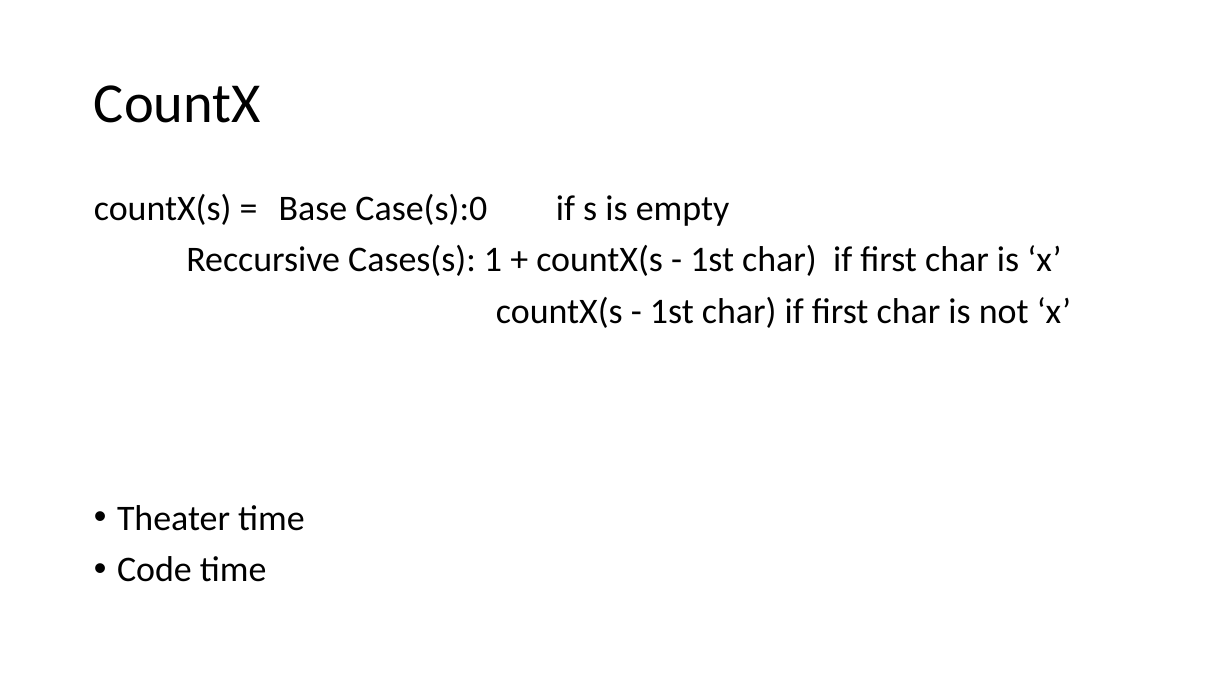
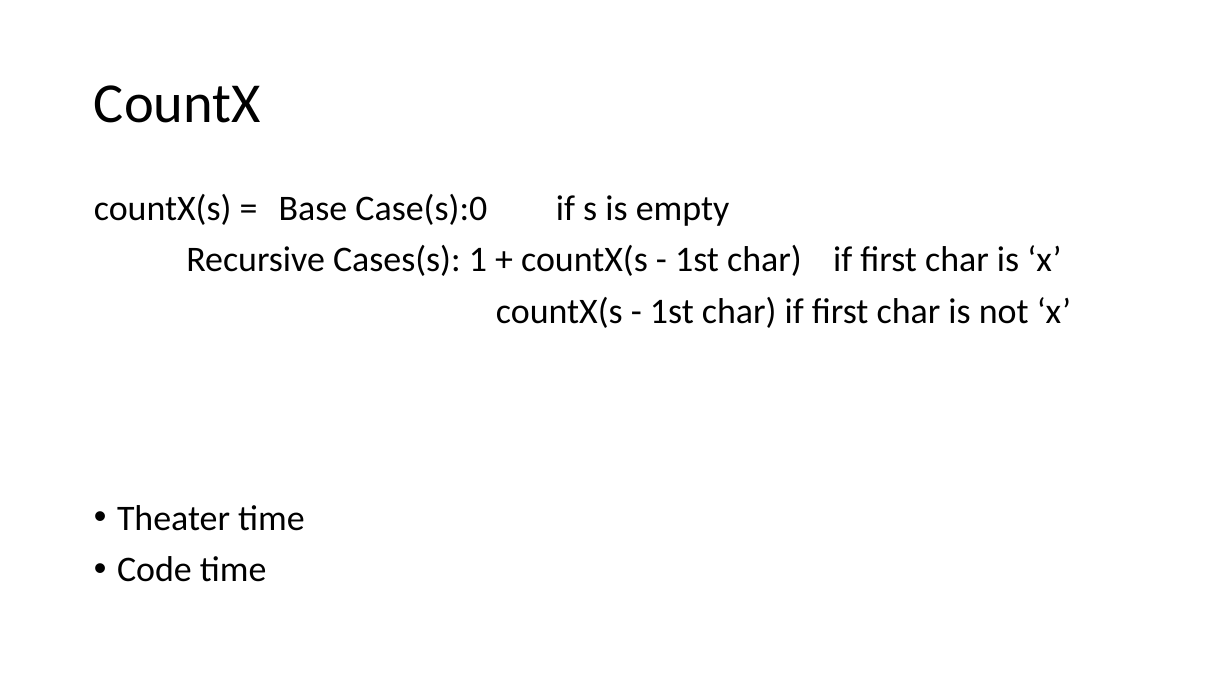
Before and after one commit to skalakm/232, a slide deck: slide 16 of notes.pptx (slide 15 before the commit). Drawn at 1232x693 pixels with LibreOffice and Linux fonts; fonts in the diff are those of the drawing. Boxes give left, top, right and bottom in pixels: in the first picture for what was removed or moved away, otherwise in the second. Text is boxed around its words. In the diff, an @@ line names an element or a change of style, - is before the commit and + after.

```diff
--- a/notes.pptx
+++ b/notes.pptx
@@ text at (186,245,1061,276): text changed @@
-Reccursive Cases(s): 1 + countX(s - 1st char) if first char is ‘x’
+Recursive Cases(s): 1 + countX(s - 1st char) if first char is ‘x’
```
Also in this commit, not shown: 1 other slide changed, 1 slide added.
